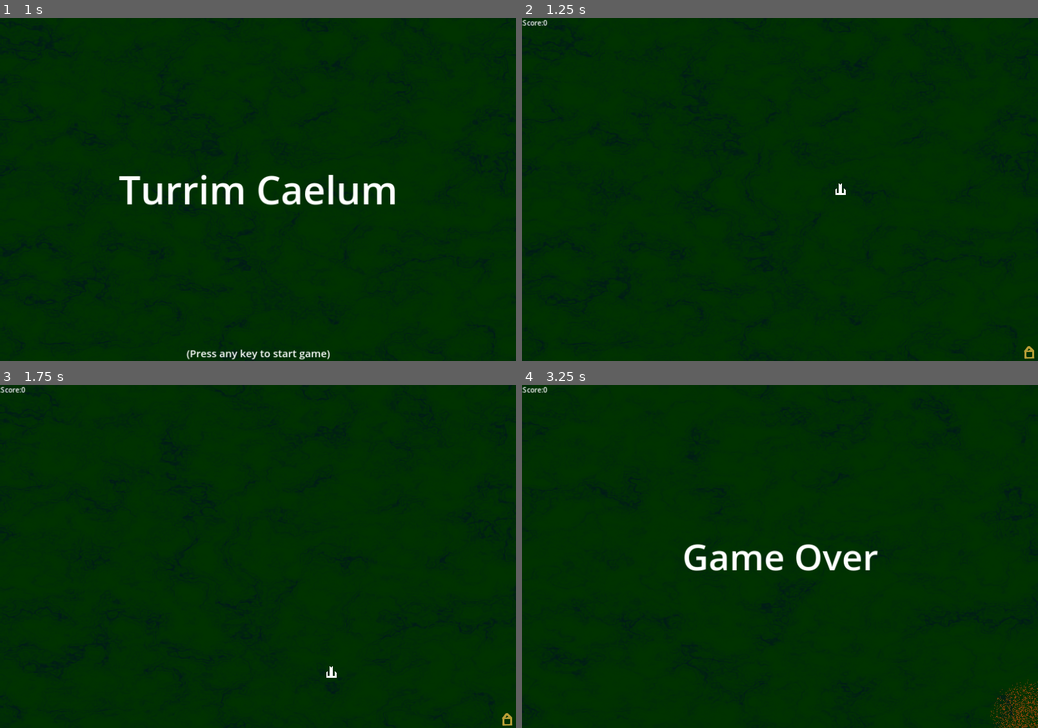
Above: before the commit, frames 1-4 (two rows, left to right).
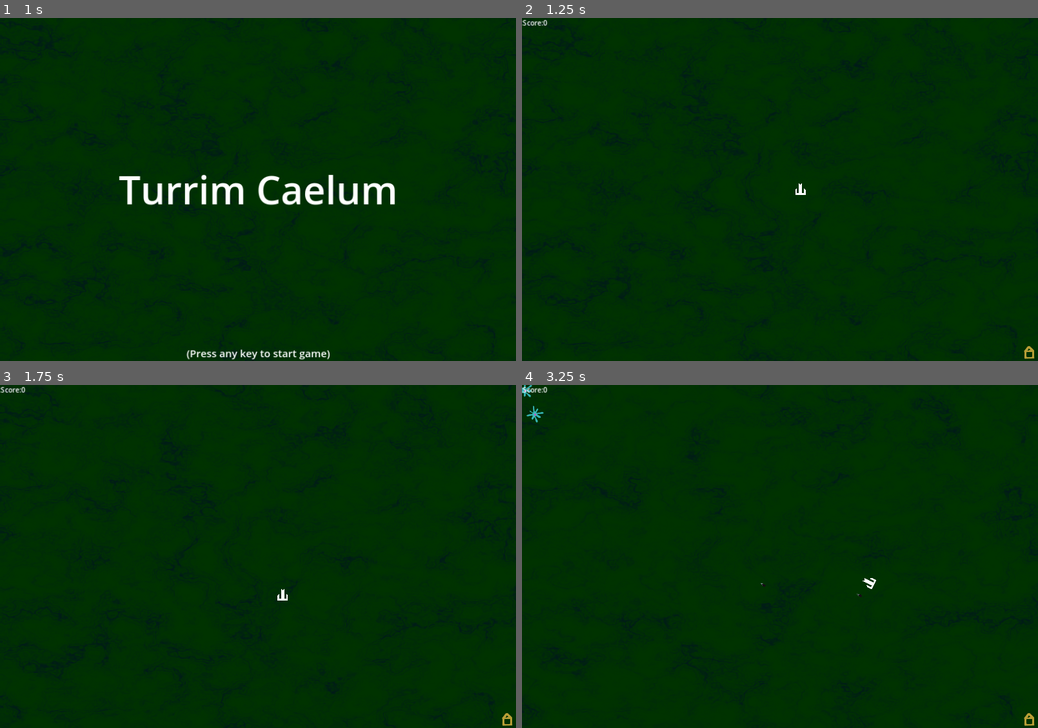
Above: after the commit, the same moments.

Repository: Habidakus/turrim-caelum
Game: Godot game, scene res://main.tscn
Two runs of this game, one before a commit and one after it. Both use one fixed random seed, a clock stepped at 60 frames per second and the inputs below. The engine's default icon, where the game draws it, is replaced by a stand-in: a white triangle on a blue panel in a dark square.
Inputs:
- Up to frame 1 (1 s): tap Enter at 0.5 s; hold D (move_right) from 0.53 s (still down)
- Up to frame 2 (1.25 s): keep holding D (move_right)
- Up to frame 3 (1.75 s): release D (move_right) at 1.28 s; hold S (move_down) from 1.28 s (still down)
- Up to frame 4 (3.25 s): tap Space at 2 s; release S (move_down) at 2.03 s; hold D (move_right) 2.03-2.78 s; hold W (move_up) from 2.78 s (still down)

Frame 1 is identical in both runs. In frame 2, less than 0.1% of the frame differs, in the area x 53-63%, y 48-52%; in frame 3, less than 0.1%; in frame 4, 1.6%, in the area x 0-100%, y 0-100%.

Commit message:
Slowed player down

Diff:
--- a/mob.gd
+++ b/mob.gd
@@ -55,9 +55,9 @@
 		return
 
 	if spawn_children > 0:
-		get_parent().spawn_mob(id_for_spawn / 13, distance_travelled - 10.0, path)
 		get_parent().spawn_mob(id_for_spawn / 13, distance_travelled - 20.0, path)
-		get_parent().spawn_mob(id_for_spawn / 13, distance_travelled - 30.0, path)
+		get_parent().spawn_mob(id_for_spawn / 13, distance_travelled - 40.0, path)
+		get_parent().spawn_mob(id_for_spawn / 13, distance_travelled - 60.0, path)
 
 	# Explode
 	var particle = explosion_scene.instantiate()
--- a/player.gd
+++ b/player.gd
@@ -1,10 +1,10 @@
 extends Area2D
 
-@export var speed = 600
+@export var speed = 200
 @export var bullet_scene: PackedScene = null
 @export var explosion_scene : PackedScene
 var screen_size;
-var rate_of_fire = 0.33;
+var rate_of_fire = 1;
 var next_shot
 
 # Called when the node enters the scene tree for the first time.
@@ -16,9 +16,8 @@
 func get_screen_size():
 	return screen_size
 
-func _draw():
+#func _draw():
 	#draw_line(Vector2.ZERO, to_local(draw_target), Color.RED, 5, true)
-	pass
 
 # Called every frame. 'delta' is the elapsed time since the previous frame.
 func _process(delta):
